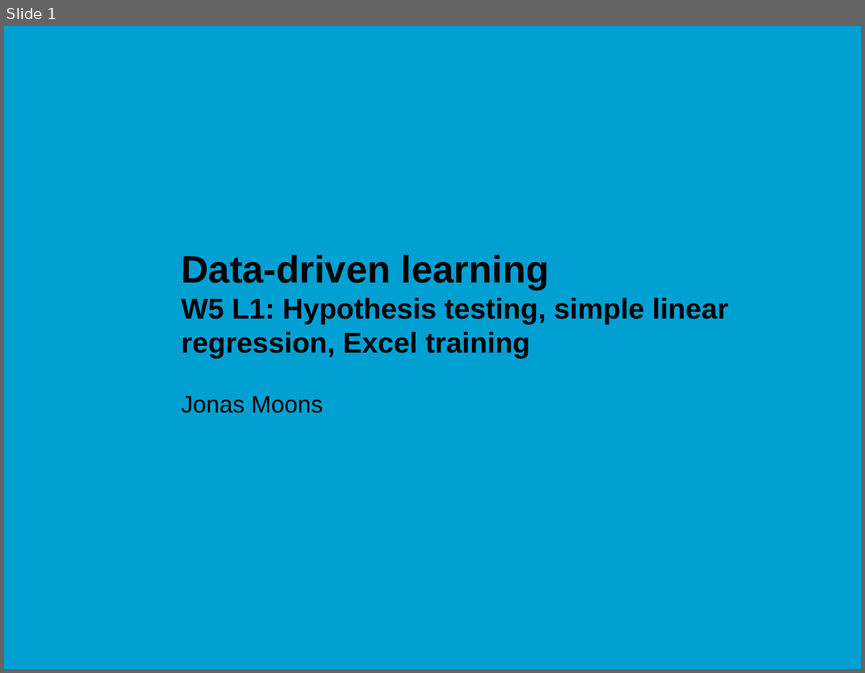
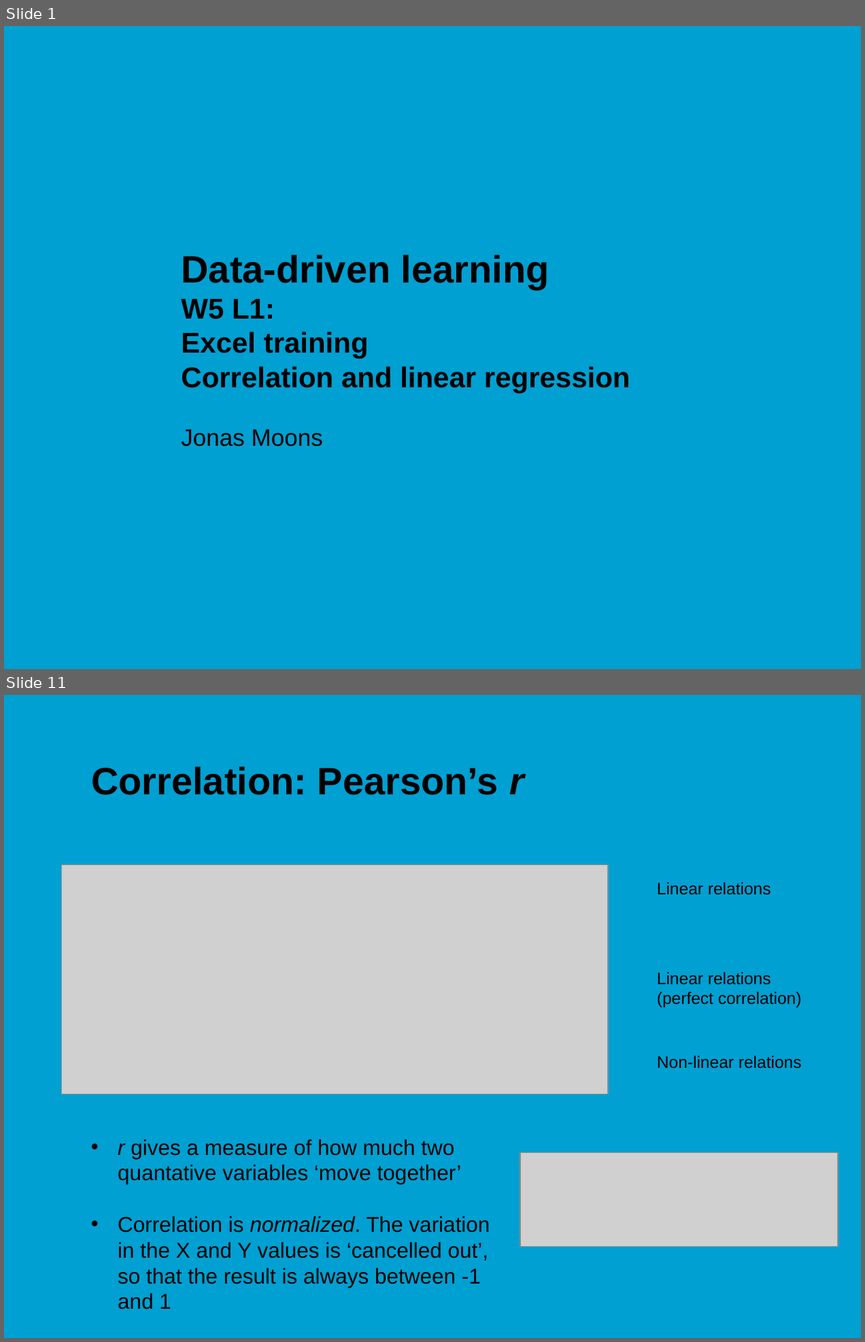
Before and after one commit to jonasmoons/data-driven-learning, a slide deck: slides/ddl-w5l1.pptx. Shown one above the other, each under a label of ours: slide 1 before the commit, slides 1 and 11 after it; the slides between them are not shown. The pictures are 865x673 and 865x1342 pixels, drawn with LibreOffice and Linux fonts; fonts in the diff are those of the drawing; grey boxes stand for pictures; background and template pictures are left out. Boxes give left, top, right and bottom in pixels: in the first picture for what was removed or moved away, otherwise in the second. Text is boxed around its words. In the diff, an @@ line names an element or a change of style, - is before the commit and + after.

```diff
--- a/slides/ddl-w5l1.pptx
+++ b/slides/ddl-w5l1.pptx
@@ slide 11 added at <box>4,695,861,1338</box>, background picture (left out) @@
@@ title added at <box>91,766,524,795</box>, 32 pt, text #000000, bold @@
+Correlation: Pearson’s r
@@ picture added at <box>61,864,608,1094</box> @@
@@ text added at <box>657,882,771,895</box>, 14 pt, text #000000 @@
+Linear relations
@@ text added at <box>657,972,802,1007</box>, 14 pt, text #000000 @@
+Linear relations (perfect correlation)
@@ text added at <box>657,1055,802,1068</box>, 14 pt, text #000000 @@
+Non-linear relations
@@ text added at <box>118,1139,490,1309</box>, 18 pt, text #000000 @@
+• r gives a measure of how much two quantative variables ‘move together’
+• Correlation is normalized. The variation in the X and Y values is ‘cancelled out’, so that the result is always between -1 and 1
@@ picture added at <box>520,1153,838,1246</box> @@
@@ slide 1 changed as well @@
@@ title at <box>181,254,630,393</box>: text changed @@
-Data-driven learning
-W5 L1: Hypothesis testing, simple linear regression, Excel training
+Data-driven learning
+W5 L1:
+Excel training
+Correlation and linear regression
@@ subtitle "Jonas Moons": place and size @@
-subtitle "Jonas Moons" at <box>181,396,323,413</box>
+subtitle "Jonas Moons" at <box>181,429,323,446</box>
```
Also in this commit, not shown: 17 other slides added, 6 other files.
